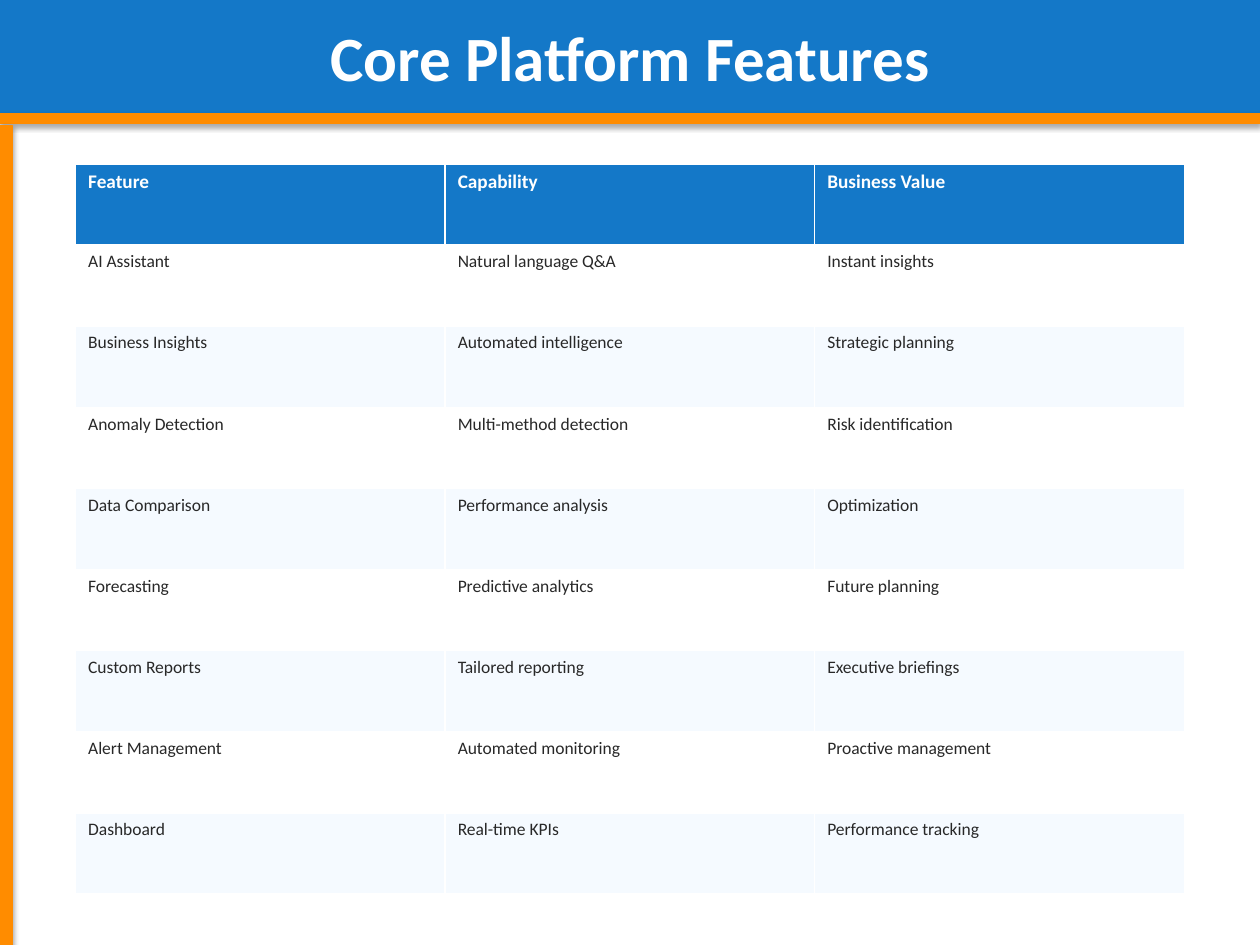
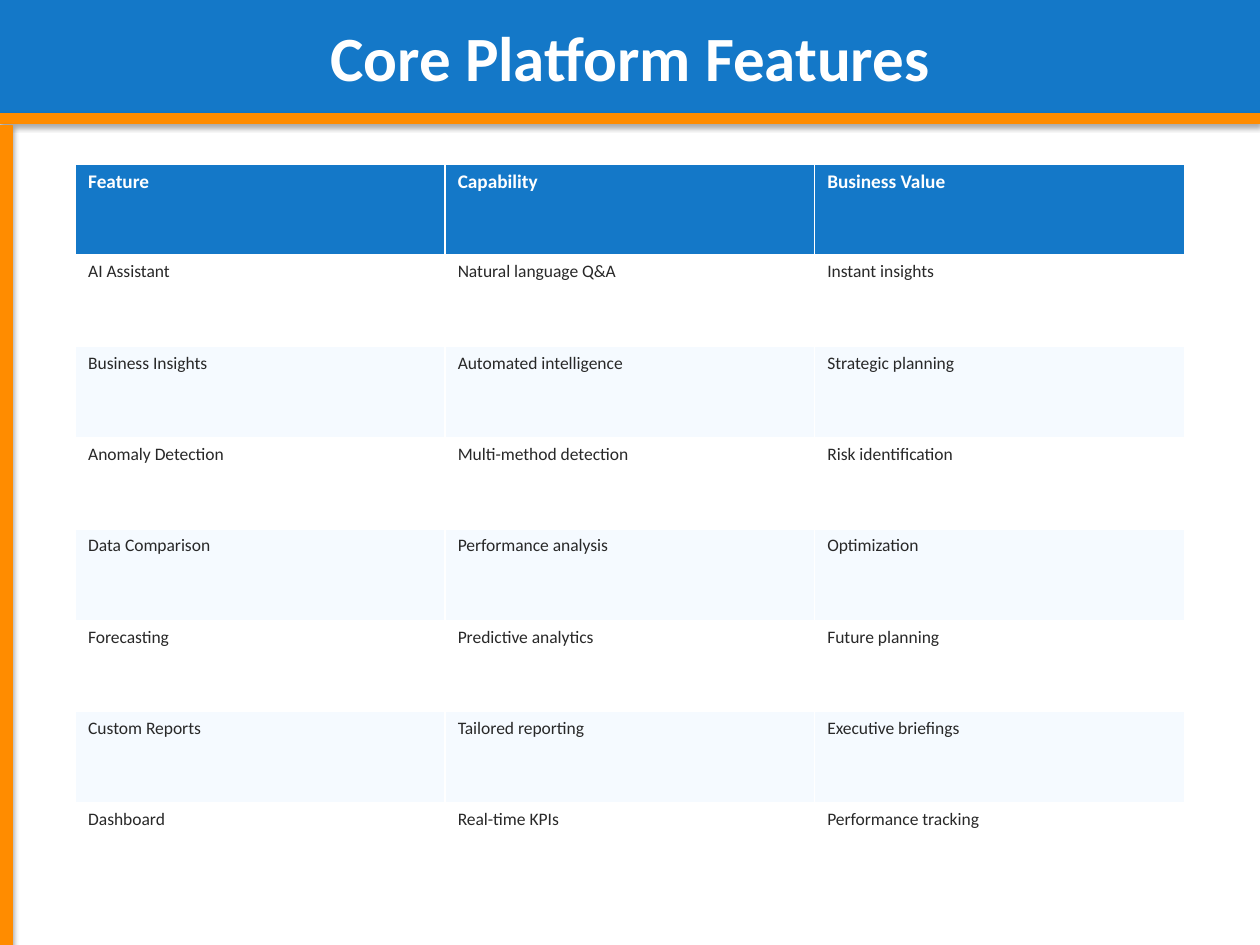
Before and after one commit to adityasinghz/smart-cpg-decision-agent, a slide deck: slide 6 of Smart_CPG_Decision_Agent_Presentation.pptx. Drawn at 1260x945 pixels with LibreOffice and Linux fonts; fonts in the diff are those of the drawing. Boxes give left, top, right and bottom in pixels: in the first picture for what was removed or moved away, otherwise in the second. Text is boxed around its words. In the diff, an @@ line names an element or a change of style, - is before the commit and + after.

```diff
--- a/Smart_CPG_Decision_Agent_Presentation.pptx
+++ b/Smart_CPG_Decision_Agent_Presentation.pptx
@@ table at box(76, 164, 1183, 895) @@
-row 8: Alert Management | Automated monitoring | Proactive management
```
Also in this commit, not shown: 5 other slides changed, 4 other files.
